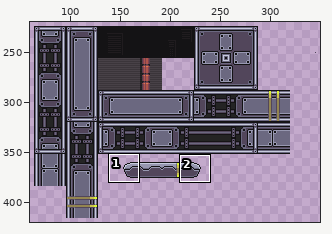
Two states of a sprite sheet, GameJam/Assets/Sprites/Tileset.png. Above: a wide view before the commit, with the close-up outlined.
Close-up. Earlier state:
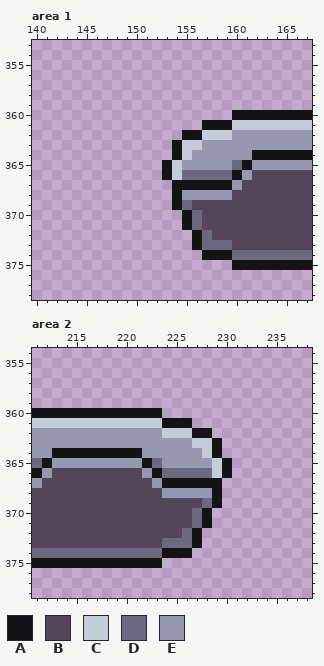
The file is 512x512 pixels. Colours within 5 levels of each other are drawn and written as one. Shown: area 1: x 140..167, y 353..378; area 2: x 211..238, y 354..378. The wide view leaves out empty margins.
Palette (. is transparent): A #141315  B #52465b  C #c6cbdc  D #6b6880  E #9797b0
Pixels before, area 1, first column x 153:
360 .......AAAAAAAA
361 ....AAACCCCCCCC
362 ..AACCCEEEEEEEE
363 .ACCEEEEEEEEEEE
364 .ACEEEEEEAAAAAA
365 ACEEEEEDAEEEEEE
366 ACDDDDDAEBBBBBB
367 .AAAAAAEBBBBBBB
368 .AEEEEEBBBBBBBB
369 .ADBBBBBBBBBBBB
370 ..ADBBBBBBBBBBB
371 ..ADBBBBBBBBBBB
372 ...ADBBBBBBBBBB
373 ...ADDDBBBBBBBB
374 ....AAADDDDDDDD
375 .......AAAAAAAA
Pixels before, area 2, first column x 211:
360 AAAAAAAAAAAAA.......
361 CCCCCCCCCCCCCAAA....
362 EEEEEEEEEEEEECCCAA..
363 EEEEEEEEEEEEEEEECCA.
364 EEAAAAAAAAAEEEEEECA.
365 DAEEEEEEEEEADEEEEECA
366 AEBBBBBBBBBEADDDDDCA
367 EBBBBBBBBBBBEAAAAAA.
368 BBBBBBBBBBBBBEEEEEA.
369 BBBBBBBBBBBBBBBBBDA.
370 BBBBBBBBBBBBBBBBDA..
371 BBBBBBBBBBBBBBBBDA..
372 BBBBBBBBBBBBBBBDA...
373 BBBBBBBBBBBBBDDDA...
374 DDDDDDDDDDDDDAAA....
375 AAAAAAAAAAAAA.......
The result:
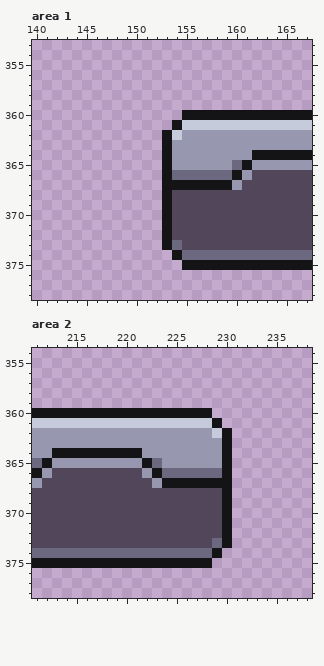
From old to new:
Area 1:
y 360: x 155..159 ..... -> AAAAA
y 361: x 154..159 ...AAA -> ACCCCC
y 362: x 153..159 ..AACCC -> ACEEEEE
y 363: x 153..156 .ACC -> AEEE
y 364: x 153..155 .AC -> AEE
y 365: x 154 C -> E
y 366: x 154 C -> D
y 367: x 153 . -> A
y 368: x 153..159 .AEEEEE -> ABBBBBB
y 369: x 153..155 .AD -> ABB
y 370..371: x 153..156 ..AD -> ABBB
y 372: x 153..157 ...AD -> ABBBB
y 373: x 153..159 ...ADDD -> ADBBBBB
y 374: x 154..159 ...AAA -> ADDDDD
y 375: x 155..159 ..... -> AAAAA
Area 2:
y 360: x 224..228 ..... -> AAAAA
y 361: x 224..229 AAA... -> CCCCCA
y 362: x 224..230 CCCAA.. -> EEEEECA
y 363: x 227..230 CCA. -> EEEA
y 364: x 228..230 CA. -> EEA
y 365: x 229 C -> E
y 366: x 229 C -> D
y 367: x 230 . -> A
y 368: x 224..230 EEEEEA. -> BBBBBBA
y 369: x 228..230 DA. -> BBA
y 370..371: x 227..230 DA.. -> BBBA
y 372: x 226..230 DA... -> BBBBA
y 373: x 224..230 DDDA... -> BBBBBDA
y 374: x 224..229 AAA... -> DDDDDA
y 375: x 224..228 ..... -> AAAAA
Pixel boxes of the changes (left, top, right, bottom) in both close-ups:
changed: (162, 110, 232, 270)
changed: (162, 408, 232, 568)
